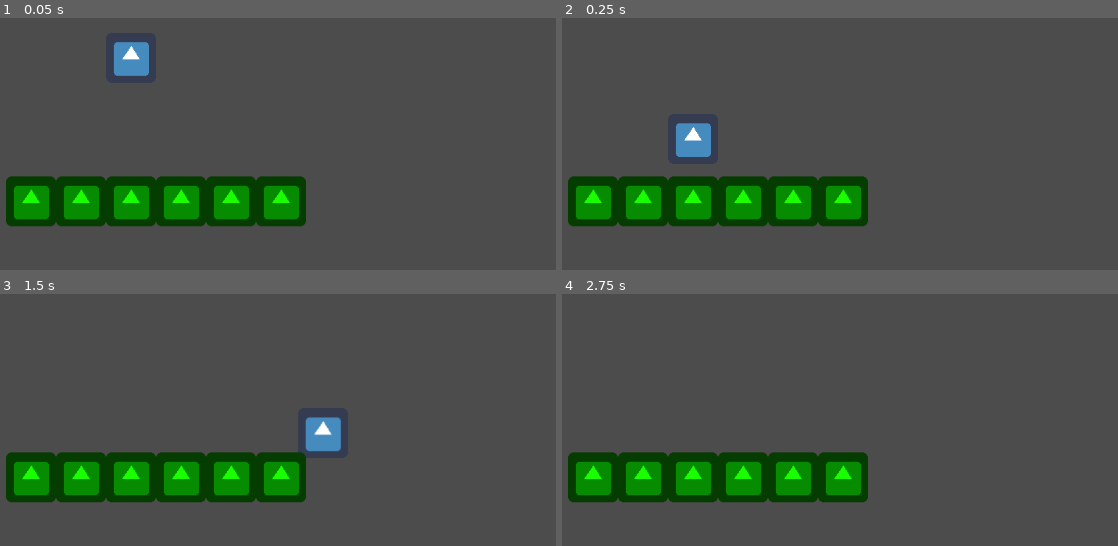
Above: before the commit, frames 1-4 (two rows, left to right).
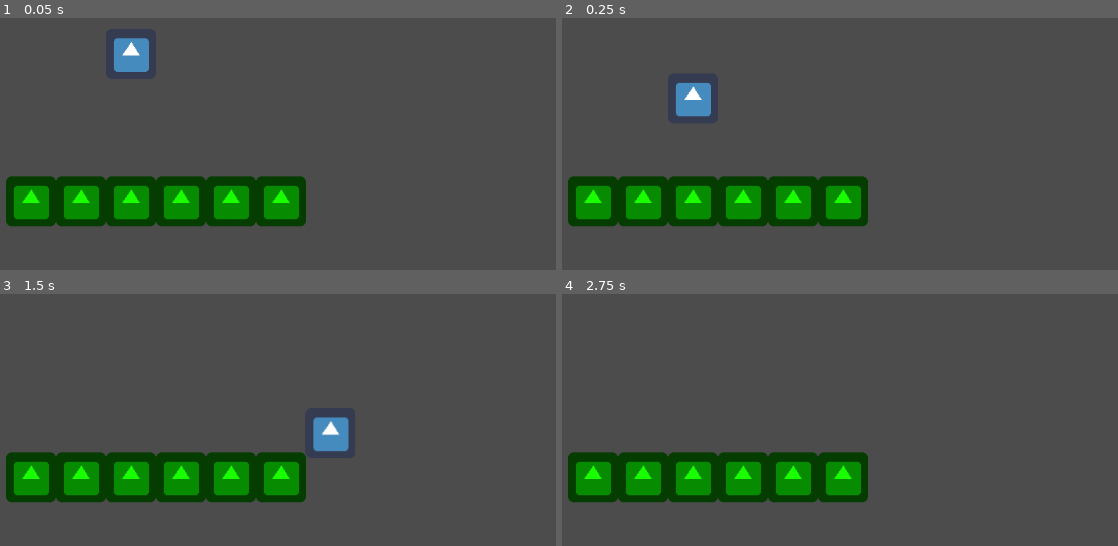
Above: after the commit, the same moments.

Repository: tuto193/gd_Project
Game: Godot game, scene res://oGame.tscn
Same seed, same stepped clock (60 frames per second), same inputs: the game is played once before the commit and once after it. The engine's default icon, where the game draws it, is replaced by a stand-in: a white triangle on a blue panel in a dark square.
Inputs:
- Up to frame 1 (0.05 s): no input
- Up to frame 2 (0.25 s): no input
- Up to frame 3 (1.5 s): hold Right (player_RIGHT) from 0.53 s (still down); tap Up (player_UP) at 0.6, 0.77, 1.07, 1.35 s
- Up to frame 4 (2.75 s): tap Up (player_UP) at 1.52, 1.82, 2.1 s; release Right (player_RIGHT) at 2.03 s; hold Left (player_LEFT) from 2.03 s (still down)

The runs differ from the first frame. In frame 1, 0.3% of the frame differs, in the area x 20-27%, y 7-24%; in frame 2, 1.7%, in the area x 20-27%, y 25-56%; in frame 3, 0.6%; in frame 4, nothing differs.

Commit message:
It doesn't work as expected

Diff:
--- a/playerBody.gd
+++ b/playerBody.gd
@@ -1,36 +1,94 @@
 extends KinematicBody2D
 
 # class member variables go here, for example:
+
+# Constants that facilitate movement
 const UP = Vector2( 0, -1 )
-const GRAVITY = 80
-const MAX_SPEED_FALL = 500
-const MAX_SPEED_X = 300
-const ACCEL_X = 20
-const JUMP_SPEED = 400
+const GRAVITY = 30
+const MAX_SPEED_FALL = 980
+const MAX_SPEED_X = 460
+const ACCEL_X = 16
+const DECEL_X = 60
+const JUMP_SPEED = -600
+
+# Variables that make platforming more interactive
 var player_speed = Vector2( 0, 0 )
+var doubleJump = 0
+var wallJump = 0
+var direction = 1
+var last_direction = 0
 
 func _ready():
 	# Called when the node is added to the scene for the first time.
 	# Initialization here
+	set_process(true)
+	set_process_input(true)
+
+
+#	Vertical Movement is handled here
+func _input( event ):
+	if Input.is_action_just_pressed("player_UP"):
+		if is_on_floor():
+			player_speed.y = JUMP_SPEED
+		elif doubleJump > 0: # allow for a doublejump
+			player_speed.y = JUMP_SPEED + 110
+			doubleJump -= 1
+	# IMPLEMENT WALL-JUMPING
 	pass
 
 func _process(delta):
 	# Called every frame. Delta is time since last frame.
 	# Update game logic here.
 
+	#####################################################
+	#				Vertical Movement					#
+	#####################################################
 	# The player is affected by gravity as long as he's in the air
-	if( !is_on_floor() ):
-		if( player_speed.y < MAX_SPEED_FALL ):
-			player_speed.y += GRAVITY
-	# Here is the player movement handled
-	if Input.is_action_just_pressed("player_UP"):
+	# Replenish wall/double-jumps
+	if !is_on_floor():
+		player_speed.y += GRAVITY
+	else:
+		doubleJump = 1
+
+	if is_on_wall():
+		doubleJump = 1
+		wallJump = 1
+	# Make sure that the vertical_speed is within bounds
+	player_speed.y = clamp( player_speed.y, JUMP_SPEED, MAX_SPEED_FALL)
+
+	#####################################################
+	#				Horizontal Movement					#
+	#####################################################
+	var move_right = Input.is_action_pressed("player_RIGHT")
+	var move_left = Input.is_action_pressed("player_LEFT")
+	var not_moving = (not move_right) and (not move_left)
+	# We sort the directional movement of the player
+	# to make the change of direction more realistic
+	if move_right :
+		last_direction = 1
+	elif move_left:
+		last_direction = -1
+	elif not_moving:
+		last_direction = 0
+	# Process lateral movement after processing direction changes
+	# If player is in the middle of changing directions
+	if (move_left or move_right) and last_direction:
+		if last_direction == -direction:
+			player_speed.x /= 4
+			direction = last_direction
+
+	# Accelerate (or decelarate) accordingly
+	if last_direction: #just when we actually started moving
 		if is_on_floor():
-			player_speed.y = JUMP_SPEED
-	elif Input.is_action_pressed("player_RIGHT"):
-		if player_speed.x < MAX_SPEED_X:
 			player_speed.x += ACCEL_X
-	elif Input.is_action_pressed( "player_LEFT" ):
-		if player_speed.x > -MAX_SPEED_X:
-			player_speed.x -= ACCEL_X
+		else:
+			player_speed.x += ACCEL_X/2
+	else:
+		player_speed.x -= DECEL_X
+
+	# We also need to clamp it
+	player_speed.x = clamp( player_speed.x, 0, MAX_SPEED_X )
+	player_speed.x *= direction
 	# The player movement method is then updated
 	move_and_slide( player_speed, UP )
+	pass
